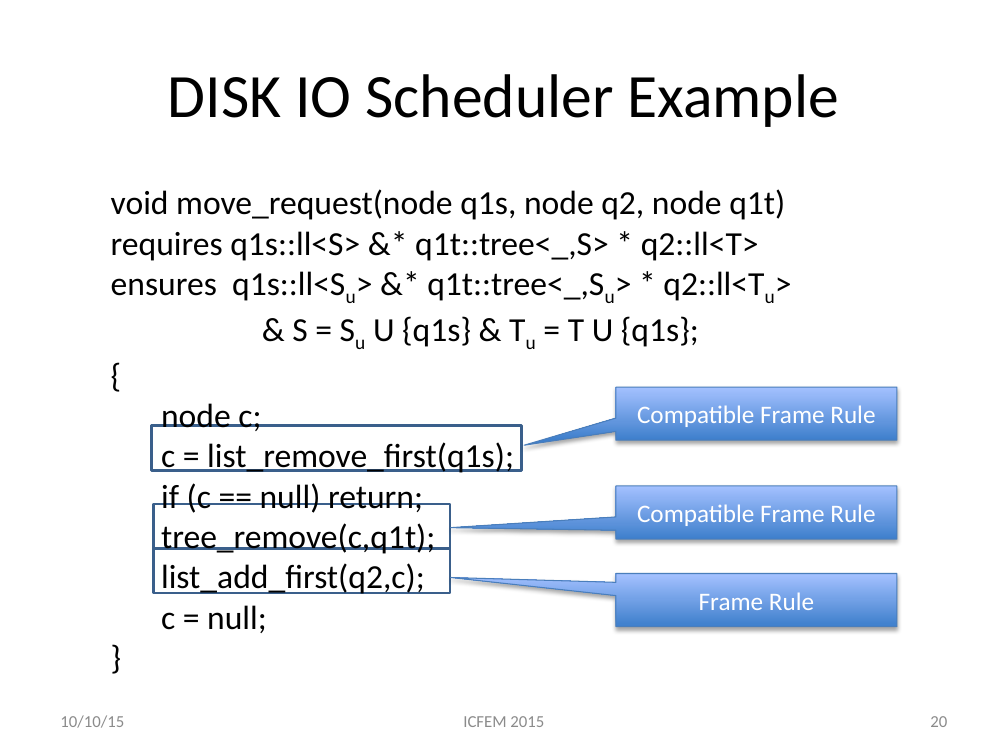
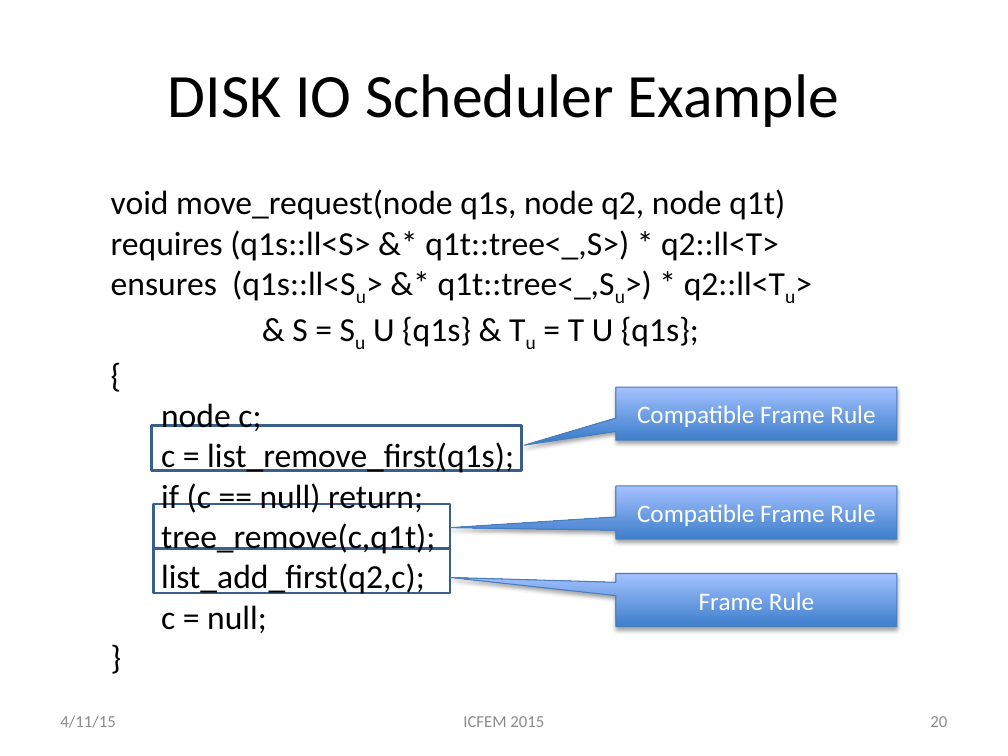
Before and after one commit to asankhaya/asankhaya.github.io, a slide deck: slide 20 of ppt/Specifying-Compatible-Sharing-in-Data-Structures.pptx. Drawn at 1008x756 pixels with LibreOffice and Linux fonts; fonts in the diff are those of the drawing. Boxes give left, top, right and bottom in pixels: in the first picture for what was removed or moved away, otherwise in the second. Text is boxed around its words. In the diff, an @@ line names an element or a change of style, - is before the commit and + after.

Commit message:
update slides for talk today

```diff
--- a/ppt/Specifying-Compatible-Sharing-in-Data-Structures.pptx
+++ b/ppt/Specifying-Compatible-Sharing-in-Data-Structures.pptx
@@ text at <box>111,189,785,347</box>: text changed @@
-void move_request(node q1s, node q2, node q1t)
-requires q1s::ll<S> &* q1t::tree<_,S> * q2::ll<T>
-ensures q1s::ll<Su> &* q1t::tree<_,Su> * q2::ll<Tu>
-& S = Su U {q1s} & Tu = T U {q1s};
-{
+void move_request(node q1s, node q2, node q1t)
+requires (q1s::ll<S> &* q1t::tree<_,S>) * q2::ll<T>
+ensures (q1s::ll<Su> &* q1t::tree<_,Su>) * q2::ll<Tu>
+& S = Su U {q1s} & Tu = T U {q1s};
+{
@@ text at <box>60,715,115,728</box>: text changed @@
-10/10/15
+4/11/15
```
Also in this commit, not shown: 25 other slides changed.
